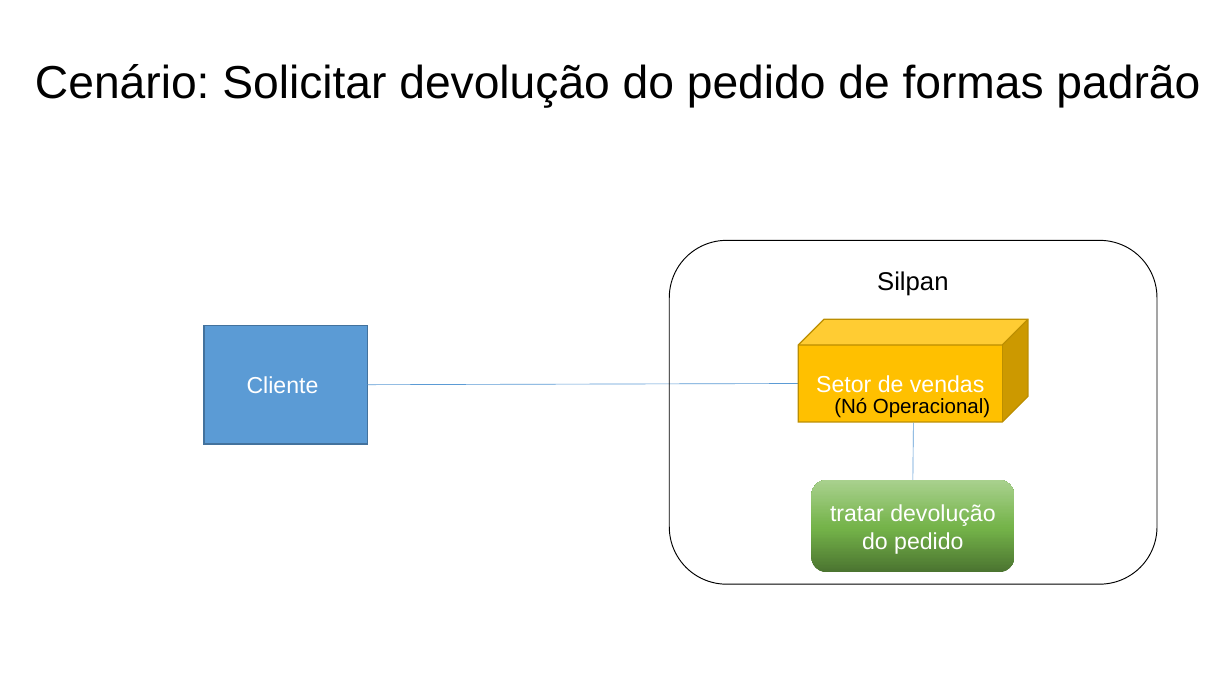
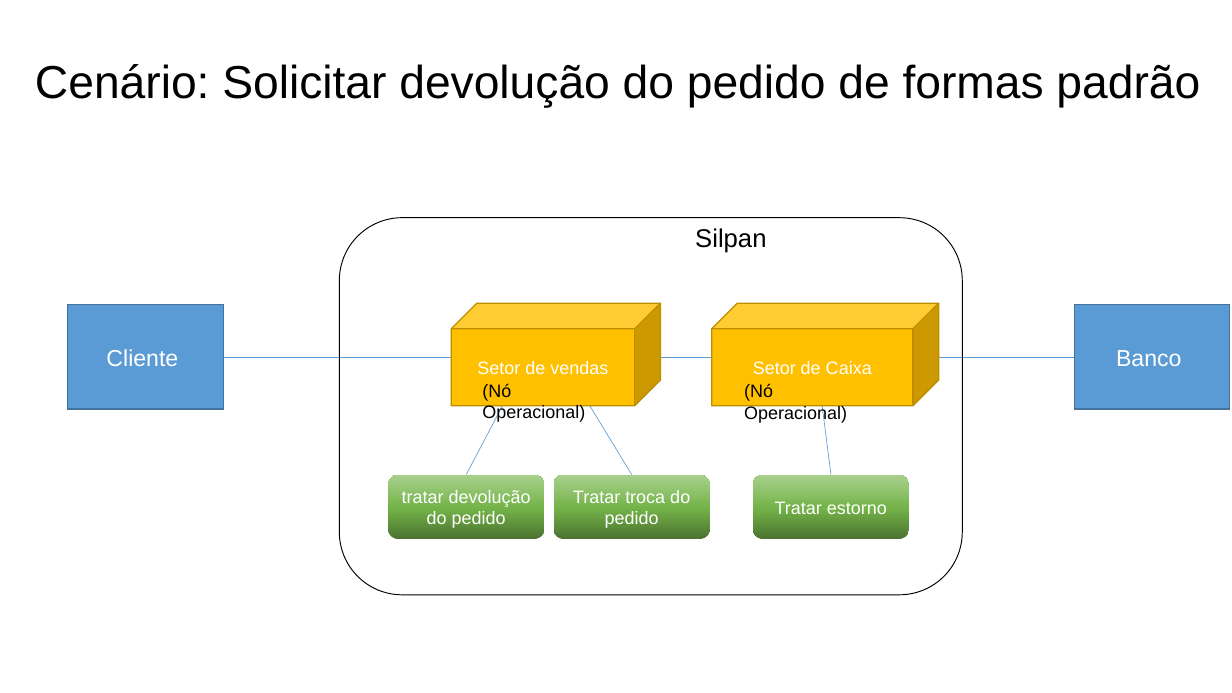
Before and after one commit to Systematicos/FindingApp, a slide deck: slide 6 of Documentation/15._Arquitetura_de_Negócio_para_cada_Cenário.pptx. Drawn at 1232x693 pixels with LibreOffice and Linux fonts; fonts in the diff are those of the drawing. Boxes give left, top, right and bottom in pixels: in the first picture for what was removed or moved away, otherwise in the second. Text is boxed around its words. In the diff, an @@ line names an element or a change of style, - is before the commit and + after.

```diff
--- a/Documentation/15._Arquitetura_de_Negócio_para_cada_Cenário.pptx
+++ b/Documentation/15._Arquitetura_de_Negócio_para_cada_Cenário.pptx
@@ rounded rectangle resized from (x1=669, y1=240, x2=1157, y2=584) to (x1=339, y1=218, x2=962, y2=595) @@
@@ text "Silpan" moved from (x1=877, y1=271, x2=948, y2=296) to (x1=695, y1=228, x2=766, y2=253) @@
@@ rectangle "Cliente" resized from (x1=204, y1=325, x2=368, y2=445) to (x1=67, y1=305, x2=223, y2=409) @@
@@ cube "Setor de vendas" resized from (x1=799, y1=320, x2=1029, y2=422) to (x1=451, y1=303, x2=660, y2=406) @@
@@ cube "Setor de vendas" at (x1=451, y1=303, x2=660, y2=406): size 18 to 14 pt @@
@@ line added from (543, 329) to (467, 475), #5B9BD5 0.5 pt @@
@@ line added from (543, 329) to (632, 475), #5B9BD5 0.5 pt @@
@@ cube added at (x1=712, y1=303, x2=939, y2=406), fill #FFC000, outline #BD8E00 1 pt, 14 pt, text #FFFFFF @@
+Setor de Caixa
@@ line moved from (914, 422) - (913, 480) to (812, 329) - (831, 475) @@
@@ rectangle added at (x1=1075, y1=305, x2=1230, y2=409), fill #5B9BD5, outline #43739E 1 pt, 18 pt, text #FFFFFF @@
+Banco
@@ line moved from (368, 384) - (799, 384) to (224, 357) - (1075, 357) @@
@@ text "(Nó Operacional)" moved from (x1=834, y1=398, x2=990, y2=418) to (x1=482, y1=383, x2=585, y2=423) @@
@@ text "(Nó Operacional)" at (x1=482, y1=383, x2=585, y2=423): size 16 to 14 pt @@
@@ text added at (x1=744, y1=383, x2=847, y2=423), 14 pt, text #000000 @@
+(Nó Operacional)
@@ rounded rectangle "tratar devolução do pedido" at (x1=388, y1=475, x2=544, y2=540): size 18 to 14 pt @@
@@ rounded rectangle "tratar devolução do pedido" resized from (x1=811, y1=480, x2=1014, y2=572) to (x1=388, y1=475, x2=544, y2=540) @@
@@ rounded rectangle added at (x1=554, y1=475, x2=710, y2=540), fill gradient #4B7430 to #74B349 to #A9D18E, 14 pt, text #FFFFFF @@
+Tratar troca do pedido
@@ rounded rectangle added at (x1=753, y1=475, x2=909, y2=540), fill gradient #4B7430 to #74B349 to #A9D18E, 14 pt, text #FFFFFF @@
+Tratar estorno
```
Also in this commit, not shown: 3 other slides changed, 1 other file.
